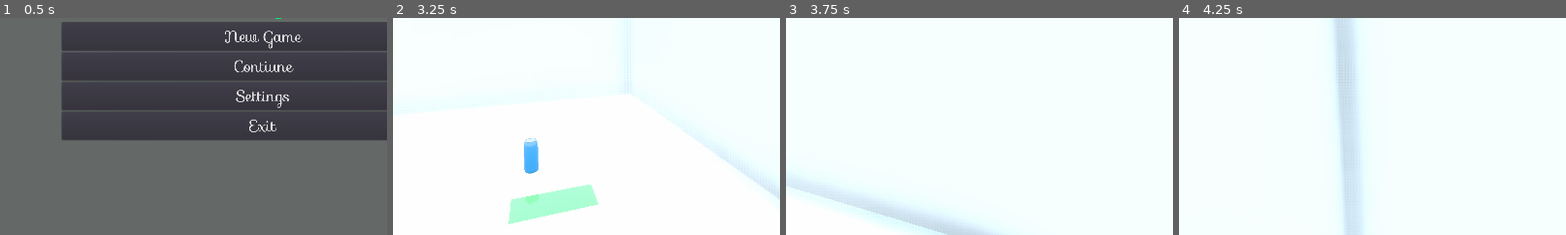
Above: before the commit, frames 1-4 (left to right).
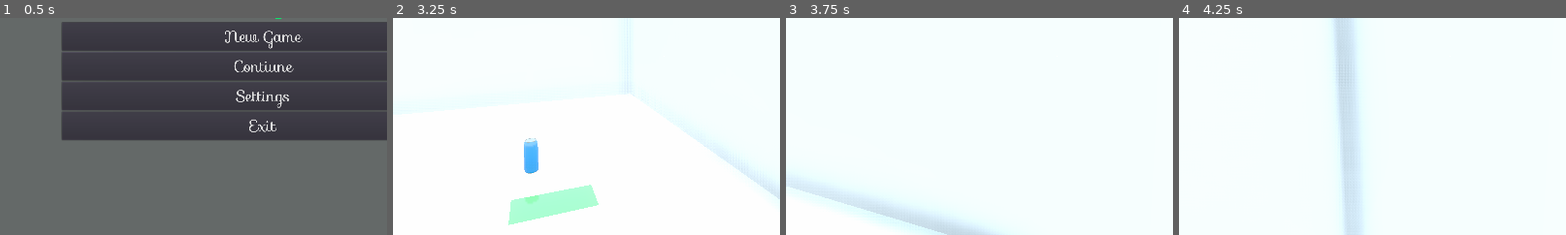
Above: after the commit, the same moments.

Repository: mnkisala/ggez
Game: Godot game, scene res://Scenes/MainSceneOpener.tscn
Two runs of this game, one before a commit and one after it. Both use one fixed random seed, a clock stepped at 60 frames per second and the inputs below.
Inputs (mouse positions are % of the whole screen's width and height, from its top left):
- Up to frame 1 (0.5 s): no input
- Up to frame 2 (3.25 s): click "New Game" at 0.5 s; move the mouse to (49, 52) at 1.27 s; hold W (forward) from 1.28 s (still down); tap Space (jump) at 1.52, 2.27 s; move the mouse to (57, 51) at 2.02 s; move the mouse to (42, 49) at 2.77 s
- Up to frame 3 (3.75 s): move the mouse to (51, 50) at 3.52 s; release W (forward) at 3.53 s; hold A (leftward) from 3.53 s (still down)
- Up to frame 4 (4.25 s): keep holding A (leftward); tap Space (jump) at 3.77 s
The pictures show only the part of the screen within x 16-66%, y 43-93%; the shares and areas given below are measured in that part.

Frame 1 is identical in both runs. In frame 2, 0.1% of the frame differs, in the area x 29-54%, y 76-96%; in frame 3, less than 0.1%; in frame 4, less than 0.1%.

Commit message:
feat: dodaj hint zeby podniesc smiecia

Diff:
--- a/Scenes/MainSceneOpener.tscn
+++ b/Scenes/MainSceneOpener.tscn
@@ -1,17 +1,17 @@
 [gd_scene load_steps=6 format=2]
 
-[ext_resource path="res://Fonts/Sofia-Regular.otf" type="DynamicFontData" id=1]
-[ext_resource path="res://Scripts/MainSceneOpener/ButtonNewGame.gd" type="Script" id=2]
+[ext_resource path="res://Scripts/MainSceneOpener/ButtonNewGame.gd" type="Script" id=1]
+[ext_resource path="res://Fonts/Sofia-Regular.otf" type="DynamicFontData" id=2]
 
 [sub_resource type="Theme" id=1]
 
 [sub_resource type="DynamicFont" id=2]
 size = 100
-font_data = ExtResource( 1 )
+font_data = ExtResource( 2 )
 
 [sub_resource type="DynamicFont" id=3]
 size = 40
-font_data = ExtResource( 1 )
+font_data = ExtResource( 2 )
 
 [node name="Control" type="Control"]
 anchor_right = 1.0
--- a/Scenes/Models/Paper.tscn
+++ b/Scenes/Models/Paper.tscn
@@ -1,8 +1,16 @@
-[gd_scene load_steps=2 format=2]
+[gd_scene load_steps=3 format=2]
 
 [ext_resource path="res://Models/paper.gltf" type="PackedScene" id=1]
+
+[sub_resource type="BoxShape" id=1]
+extents = Vector3( 0.708489, 0.0757104, 0.347387 )
 
 [node name="paper" instance=ExtResource( 1 )]
 
 [node name="Paper" parent="." index="0"]
-transform = Transform( 1, 0, 0, 0, 1, 0, 0, 0, 1, -0.0943028, 0, -0.0829506 )
+transform = Transform( 1, 0, 0, 0, 1, 0, 0, 0, 1, -0.0943028, 0, -0.10577 )
+
+[node name="Area" type="Area" parent="." index="1"]
+
+[node name="CollisionShape" type="CollisionShape" parent="Area" index="0"]
+shape = SubResource( 1 )
--- a/Scenes/player.tscn
+++ b/Scenes/player.tscn
@@ -28,3 +28,35 @@
 transform = Transform( 1, 0, 0, 0, 1, 0, 0, 0, 1, 0, 1.30992, 0 )
 
 [node name="Camera" type="Camera" parent="head"]
+
+[node name="RayCast" type="RayCast" parent="head"]
+enabled = true
+cast_to = Vector3( 0, 0, -5 )
+collide_with_areas = true
+
+[node name="hud" type="Control" parent="."]
+anchor_right = 1.0
+anchor_bottom = 1.0
+margin_right = 40.0
+margin_bottom = 40.0
+
+[node name="CenterContainer" type="CenterContainer" parent="hud"]
+anchor_right = 1.0
+anchor_bottom = 1.0
+
+[node name="ColorRect" type="ColorRect" parent="hud/CenterContainer"]
+margin_left = 979.0
+margin_top = 559.0
+margin_right = 981.0
+margin_bottom = 561.0
+grow_horizontal = 2
+grow_vertical = 2
+rect_min_size = Vector2( 2, 2 )
+
+[node name="hint" type="Label" parent="hud"]
+anchor_right = 1.0
+anchor_bottom = 1.0
+margin_bottom = -50.0
+text = "HINT"
+align = 1
+valign = 1
--- a/Scripts/Garbage.gd
+++ b/Scripts/Garbage.gd
@@ -1,5 +1,6 @@
 tool
 extends Spatial
+class_name Garbage
 
 export(Resource) var resource = null setget _resource_set, _resource_get
 
--- a/Scripts/Player/PlayerController.gd
+++ b/Scripts/Player/PlayerController.gd
@@ -11,15 +11,19 @@
 var _v_acc: float = 5
 var _v_vel: float = 0
 
-export var mouse_sensitivty = 0.005;
+export var mouse_sensitivty = 0.005
 
 var _yaw: float = 90.0
 var _pitch: float = 0.0
 
-onready var _head = $'./head'
+onready var _head = $"./head"
+onready var _raycast: RayCast = $"./head/RayCast"
+onready var _hud_hint: Label = $"./hud/hint"
+
 
 func _ready():
 	Input.set_mouse_mode(Input.MOUSE_MODE_CAPTURED)
+
 
 func _physics_process(delta):
 	_h_vel = _h_vel.linear_interpolate(_direction.normalized() * speed, _h_acc * delta)
@@ -34,8 +38,10 @@
 
 	var _res = move_and_slide(movement, Vector3.UP, true)
 
+
 func _head_direction():
 	return Vector3(sin(_yaw), 0, cos(_yaw)).normalized() * (-1)
+
 
 func _input(event):
 	if event is InputEventMouseMotion:
@@ -46,7 +52,9 @@
 	else:
 		pass
 
+
 func _process(_delta):
+	# poruszanie
 	_head.rotation = Vector3(_pitch, _yaw, 0.0)
 
 	var forward = _head_direction()
@@ -63,3 +71,11 @@
 		_direction += right
 	if Input.is_action_just_pressed("jump"):
 		_jump = true
+
+	# smieci
+	if _raycast.is_colliding():
+		var collision: Node = _raycast.get_collider()
+		if collision.get_parent().get_parent() is Garbage:
+			_hud_hint.text = "[E] to collect"
+	else:
+		_hud_hint.text = ""
--- a/project.godot
+++ b/project.godot
@@ -9,12 +9,18 @@
 config_version=4
 
 _global_script_classes=[ {
+"base": "Spatial",
+"class": "Garbage",
+"language": "GDScript",
+"path": "res://Scripts/Garbage.gd"
+}, {
 "base": "Resource",
 "class": "GarbageRes",
 "language": "GDScript",
 "path": "res://Scripts/GarbageRes.gd"
 } ]
 _global_script_class_icons={
+"Garbage": "",
 "GarbageRes": ""
 }
 
Not shown: 1 places in Scenes/MainSceneOpener.tscn that only renumber resources
